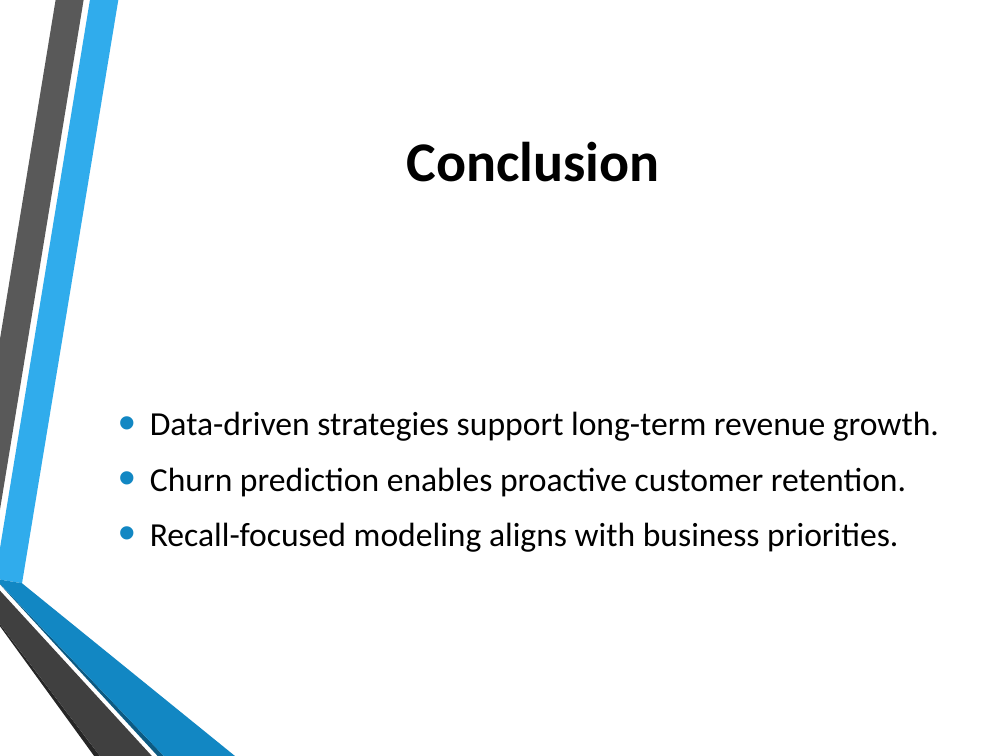
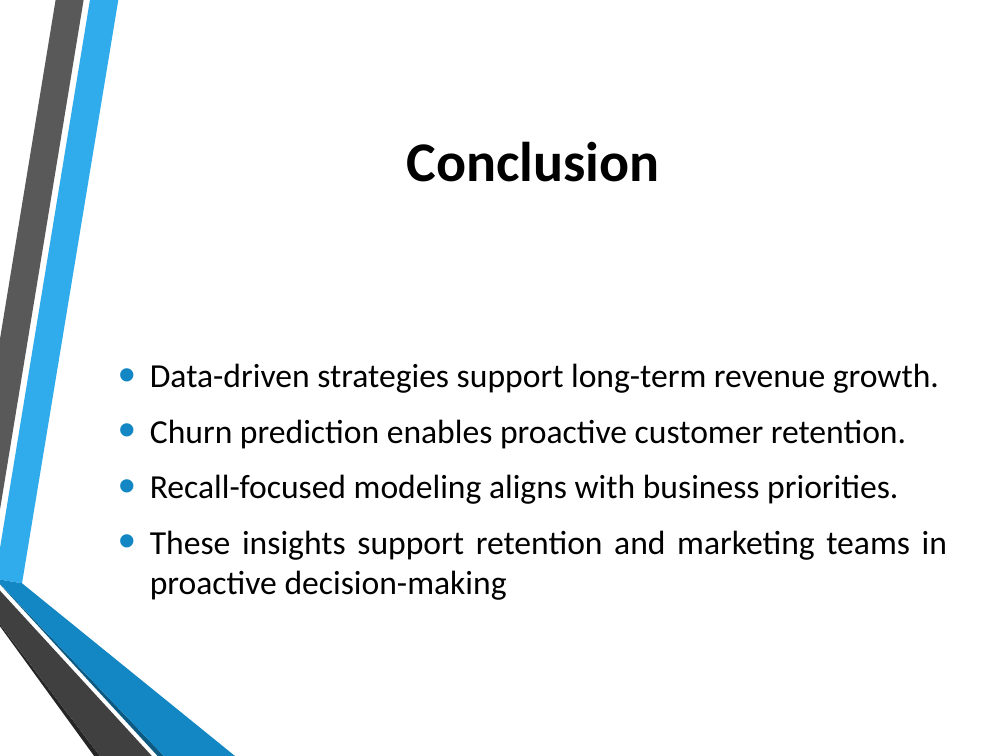
Before and after one commit to klydia22/Phase_3_Project-Telco_Customer_Churn_Prediction, a slide deck: slide 11 of reports/Telco_Customer_Churn_Presentation.pptx. Drawn at 1008x756 pixels with LibreOffice and Linux fonts; fonts in the diff are those of the drawing; background and template pictures are left out. Boxes give left, top, right and bottom in pixels: in the first picture for what was removed or moved away, otherwise in the second. Text is boxed around its words. In the diff, an @@ line names an element or a change of style, - is before the commit and + after.

```diff
--- a/reports/Telco_Customer_Churn_Presentation.pptx
+++ b/reports/Telco_Customer_Churn_Presentation.pptx
@@ text at (x1=150, y1=530, x2=947, y2=600): paragraph added @@
+• These insights support retention and marketing teams in proactive decision-making
```
Also in this commit, not shown: 5 other slides changed, 1 slide added, 4 other files.
